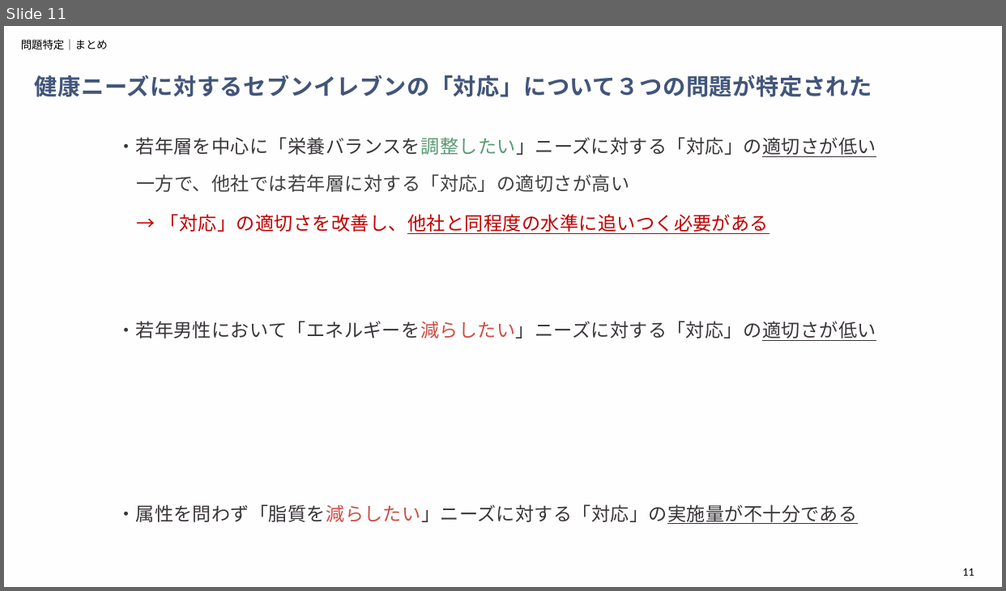
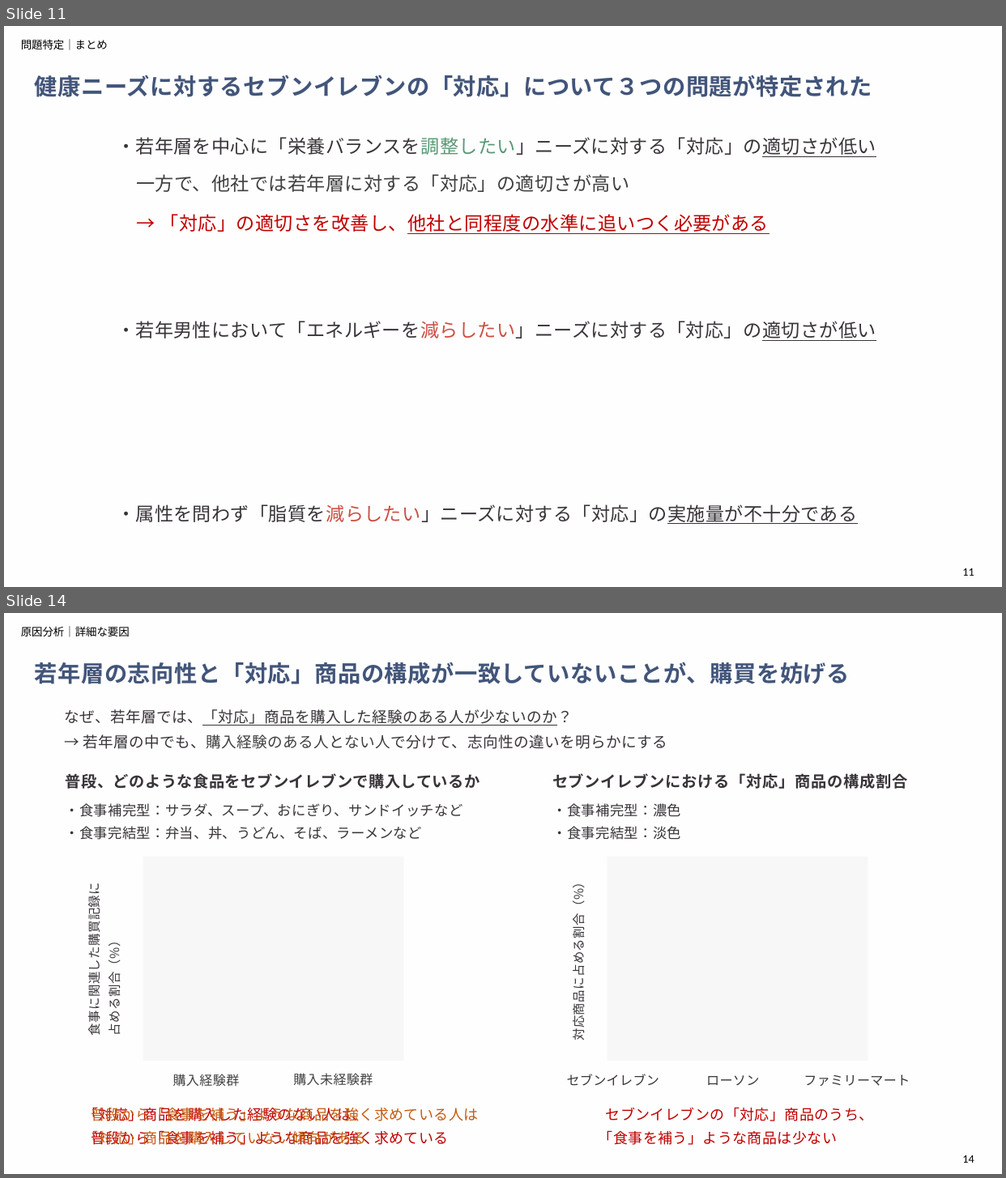
Before and after one commit to aoiseki0415/Accenture_CEO, a slide deck: 提出物一覧/アクセンチュア_最終報告（作成中）.pptx. Shown one above the other, each under a label of ours: slide 11 before the commit, slides 11 and 14 after it; the slides between them are not shown. The pictures are 1006x591 and 1006x1178 pixels, drawn with LibreOffice and Linux fonts; fonts in the diff are those of the drawing. Boxes give left, top, right and bottom in pixels: in the first picture for what was removed or moved away, otherwise in the second. Text is boxed around its words. In the diff, an @@ line names an element or a change of style, - is before the commit and + after.

```diff
--- a/提出物一覧/アクセンチュア_最終報告（作成中）.pptx
+++ b/提出物一覧/アクセンチュア_最終報告（作成中）.pptx
@@ slide 14 added at (x1=4, y1=613, x2=1002, y2=1174), background #F5EDE9 at 4% opacity; not listed: 1 template element that a slide beside it also shows @@
@@ text added at (x1=21, y1=626, x2=130, y2=637), 10.5 pt, text #000000 @@
+原因分析｜詳細な要因
@@ text added at (x1=35, y1=662, x2=850, y2=684), 22 pt, text #42557A, bold @@
+若年層の志向性と「対応」商品の構成が一致していないことが、購買を妨げる
@@ text added at (x1=64, y1=709, x2=668, y2=749), 14.5 pt, text #393439 @@
+なぜ、若年層では、「対応」商品を購入した経験のある人が少ないのか？
+→ 若年層の中でも、購入経験のある人とない人で分けて、志向性の違いを明らかにする
@@ text added at (x1=66, y1=773, x2=480, y2=789), 15 pt, text #393439, bold @@
+普段、どのような食品をセブンイレブンで購入しているか
@@ text added at (x1=552, y1=773, x2=908, y2=789), 15 pt, text #393439, bold @@
+セブンイレブンにおける「対応」商品の構成割合
@@ text added at (x1=66, y1=803, x2=463, y2=840), 13.5 pt, text #393439 @@
+・食事補完型：サラダ、スープ、おにぎり、サンドイッチなど
+・食事完結型：弁当、丼、うどん、そば、ラーメンなど
@@ text added at (x1=553, y1=803, x2=681, y2=840), 13.5 pt, text #393439 @@
+・食事補完型：濃色
+・食事完結型：淡色
@@ rectangle added at (x1=143, y1=856, x2=404, y2=1061), fill #F2F2F2 at 50% opacity @@
@@ rectangle added at (x1=607, y1=856, x2=868, y2=1061), fill #F2F2F2 at 50% opacity @@
@@ text added at (x1=85, y1=897, x2=478, y2=1122), 12 pt, text #393439 @@
+食事に関連した購買記録に
+占める割合（%）
@@ text added at (x1=569, y1=892, x2=587, y2=1037), 12 pt, text #393439 @@
+対応商品に占める割合（%）
@@ text added at (x1=173, y1=1074, x2=240, y2=1087), 12.5 pt, text #404040 @@
+購入経験群
@@ text added at (x1=293, y1=1073, x2=373, y2=1086), 12.5 pt, text #404040 @@
+購入未経験群
@@ text added at (x1=567, y1=1074, x2=659, y2=1086), 12.5 pt, text #393439 @@
+セブンイレブン
@@ text added at (x1=706, y1=1076, x2=759, y2=1086), 12.5 pt, text #393439 @@
+ローソン
@@ text added at (x1=803, y1=1075, x2=910, y2=1086), 12.5 pt, text #393439 @@
+ファミリーマート
@@ text added at (x1=83, y1=1107, x2=449, y2=1145), 14 pt, text #C00000 @@
+「対応」商品を購入した経験のない人は、
+普段から「食事を補う」ような商品を強く求めている
@@ text added at (x1=83, y1=1107, x2=478, y2=1145), 14 pt, text #C55A11 @@
+普段から「食事を補う」ような商品を強く求めている人は「対応」商品を購入していない傾向がある
@@ text added at (x1=599, y1=1107, x2=874, y2=1145), 14 pt, text #C00000 @@
+セブンイレブンの「対応」商品のうち、
+「食事を補う」ような商品は少ない
```
Also in this commit, not shown: 2 slides changed, 3 other slides added.
